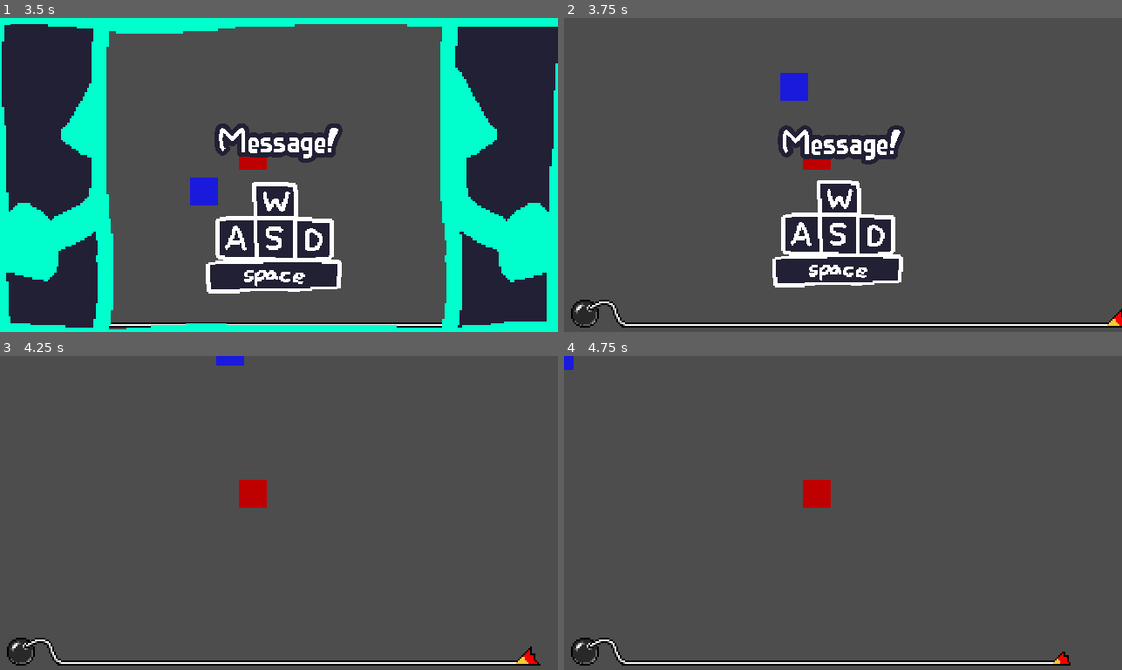
Above: before the commit, frames 1-4 (two rows, left to right).
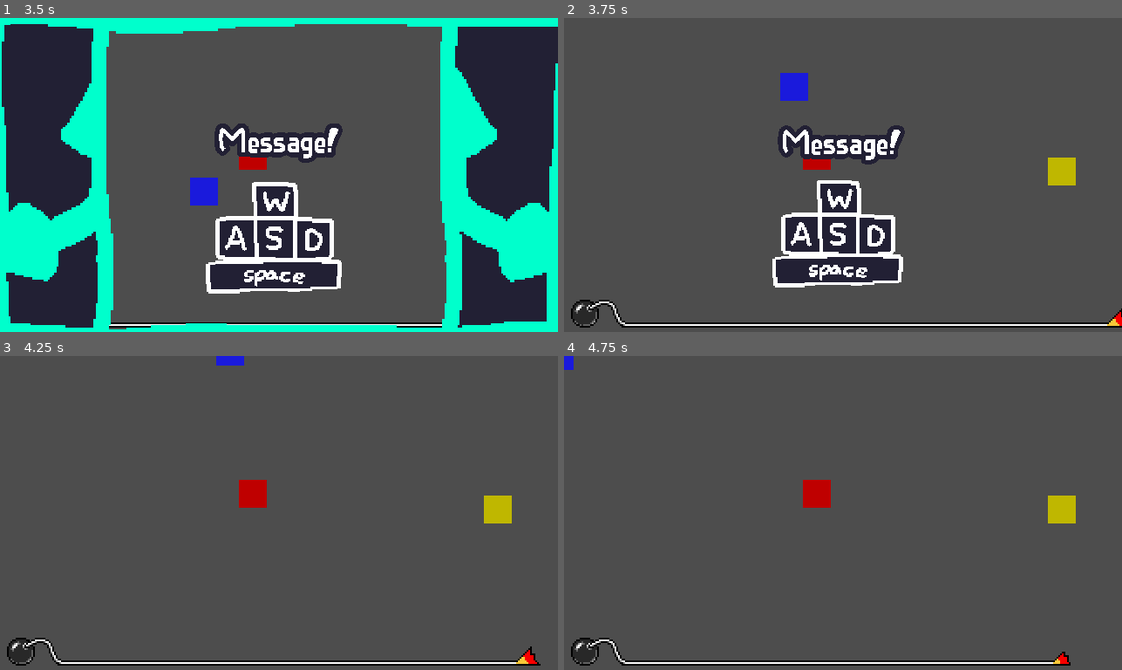
Above: after the commit, the same moments.

Repository: MuizHamzat/MicroGame
Game: Godot game, scene res://scenes/main/main.tscn
The game is run twice, just before and just after one commit, with the same random seed, the same clock (stepped at 60 frames per second) and the same inputs. Sound files missing from this copy of the repository are replaced by a short silence.
Inputs (mouse positions are in pixels of both pictures, inside the frame that each line leads up to):
- Up to frame 1 (3.5 s): click "Start" at 0.5 s; move the mouse to (401, 159) at 1.27 s; hold D (keyboard_right) 1.28-2.03 s; click (401, 159) at 1.42 s; move the mouse to (167, 190) at 2.02 s; hold S (keyboard_down) 2.03-2.78 s; move the mouse to (334, 105) at 2.77 s; hold D (keyboard_right) from 2.78 s (still down)
- Up to frame 2 (3.75 s): move the mouse to (815, 237) at 3.52 s; release D (keyboard_right) at 3.53 s; hold W (keyboard_up) from 3.53 s (still down); click (815, 237) at 3.67 s
- Up to frame 3 (4.25 s): keep holding W (keyboard_up)
- Up to frame 4 (4.75 s): tap Enter at 4.25 s; move the mouse to (1010, 560) at 4.27 s; release W (keyboard_up) at 4.28 s; hold A (keyboard_left) from 4.28 s (still down)

Frame 1 is identical in both runs. In frame 2, 0.4% of the frame differs, in the area x 86-92%, y 44-54%; in frame 3, 0.4%; in frame 4, 0.4%.

Commit message:
Fixed collision with prize

Diff:
--- /dev/null
+++ b/MacGDC Microgame Jam 2024 Template/microgames/RideOrDie/player.gd
@@ -0,0 +1,33 @@
+extends CharacterBody2D
+
+var screen_size
+const SPEED = 300.0
+
+
+func _ready():
+	screen_size = get_viewport_rect().size
+
+func _physics_process(delta):
+	# Updates the global pos of the player for other nodes
+	Globals.player_pos = position
+
+	velocity = Vector2.ZERO
+	if Input.is_action_pressed("keyboard_down"):
+		velocity.y += 1;
+	if Input.is_action_pressed("keyboard_up"):
+		velocity.y -= 1;
+	if Input.is_action_pressed("keyboard_left"):
+		velocity.x -= 1;
+	if Input.is_action_pressed("keyboard_right"):
+		velocity.x += 1;
+
+	# Normalizing the speed so diagonal isnt faster (can add animation after :))
+	if velocity.length() > 0:
+		velocity = velocity.normalized() * SPEED
+		#$AnimatedSprite2D.play()
+	#else:
+		#$AnimatedSprite2D.stop()
+
+	position += velocity * delta
+	position = position.clamp(Vector2.ZERO, screen_size)
+	move_and_slide()
--- a/MacGDC Microgame Jam 2024 Template/microgames/RideOrDie/scenes/main.tscn
+++ b/MacGDC Microgame Jam 2024 Template/microgames/RideOrDie/scenes/main.tscn
@@ -1,9 +1,10 @@
-[gd_scene load_steps=5 format=3 uid="uid://xs30e7u5ifhw"]
+[gd_scene load_steps=6 format=3 uid="uid://xs30e7u5ifhw"]
 
 [ext_resource type="PackedScene" uid="uid://ddhoio73023ba" path="res://scenes/main/bomb_timer/bomb_timer.tscn" id="1_4h2vg"]
 [ext_resource type="Script" path="res://microgames/RideOrDie/scripts/main.gd" id="1_lidmc"]
 [ext_resource type="PackedScene" uid="uid://bv7qqj1ij8umf" path="res://microgames/RideOrDie/scenes/player.tscn" id="3_o8gma"]
 [ext_resource type="PackedScene" uid="uid://d4k1fqeu8ndjf" path="res://microgames/RideOrDie/scenes/enemy.tscn" id="4_6ujcx"]
+[ext_resource type="PackedScene" uid="uid://l085paok2733" path="res://microgames/RideOrDie/scenes/prize.tscn" id="5_5j4p5"]
 
 [node name="Main" type="Node2D" node_paths=PackedStringArray("bomb_timer")]
 script = ExtResource("1_lidmc")
@@ -17,3 +18,6 @@
 [node name="Player" parent="." instance=ExtResource("3_o8gma")]
 
 [node name="Enemy" parent="." instance=ExtResource("4_6ujcx")]
+
+[node name="prize" parent="." instance=ExtResource("5_5j4p5")]
+position = Vector2(571, 176)
--- /dev/null
+++ b/MacGDC Microgame Jam 2024 Template/microgames/RideOrDie/scenes/prize.gd
@@ -0,0 +1,18 @@
+extends Area2D
+signal collect
+
+# Called every frame. 'delta' is the elapsed time since the previous frame.
+func _process(delta):
+	pass
+
+
+func _on_body_entered(body):
+	hide()
+	collect.emit()
+
+	# Must be deferred as we can't change physics properties on a physics callback.
+	$CollisionShape2D.set_deferred("disabled", true)
+
+
+func _on_collect():
+	print("You WIN!")
--- /dev/null
+++ b/MacGDC Microgame Jam 2024 Template/microgames/RideOrDie/scenes/prize.tscn
@@ -0,0 +1,30 @@
+[gd_scene load_steps=5 format=3 uid="uid://l085paok2733"]
+
+[ext_resource type="Script" path="res://microgames/RideOrDie/scenes/prize.gd" id="1_tf3c4"]
+[ext_resource type="Texture2D" uid="uid://ckqi6126kyrau" path="res://microgames/RideOrDie/sprites/Prize.png" id="1_wb2dn"]
+
+[sub_resource type="RectangleShape2D" id="RectangleShape2D_rqm0v"]
+size = Vector2(30, 28)
+
+[sub_resource type="SpriteFrames" id="SpriteFrames_48k6s"]
+animations = [{
+"frames": [{
+"duration": 1.0,
+"texture": ExtResource("1_wb2dn")
+}],
+"loop": true,
+"name": &"default",
+"speed": 5.0
+}]
+
+[node name="prize" type="Area2D"]
+script = ExtResource("1_tf3c4")
+
+[node name="CollisionShape2D" type="CollisionShape2D" parent="."]
+shape = SubResource("RectangleShape2D_rqm0v")
+
+[node name="AnimatedSprite2D" type="AnimatedSprite2D" parent="."]
+sprite_frames = SubResource("SpriteFrames_48k6s")
+
+[connection signal="body_entered" from="." to="." method="_on_body_entered"]
+[connection signal="collect" from="." to="." method="_on_collect"]
--- a/MacGDC Microgame Jam 2024 Template/microgames/RideOrDie/scripts/enemy.gd
+++ b/MacGDC Microgame Jam 2024 Template/microgames/RideOrDie/scripts/enemy.gd
@@ -5,6 +5,6 @@
 
 func _physics_process(delta):
 
-	print(Globals.player_pos)
+	#print(Globals.player_pos)
 
 	move_and_slide()
Not shown: 1 places in MacGDC Microgame Jam 2024 Template/microgames/RideOrDie/scenes/enemy.tscn that only renumber resources
Binary file added: MacGDC Microgame Jam 2024 Template/microgames/RideOrDie/sprites/Prize.png
